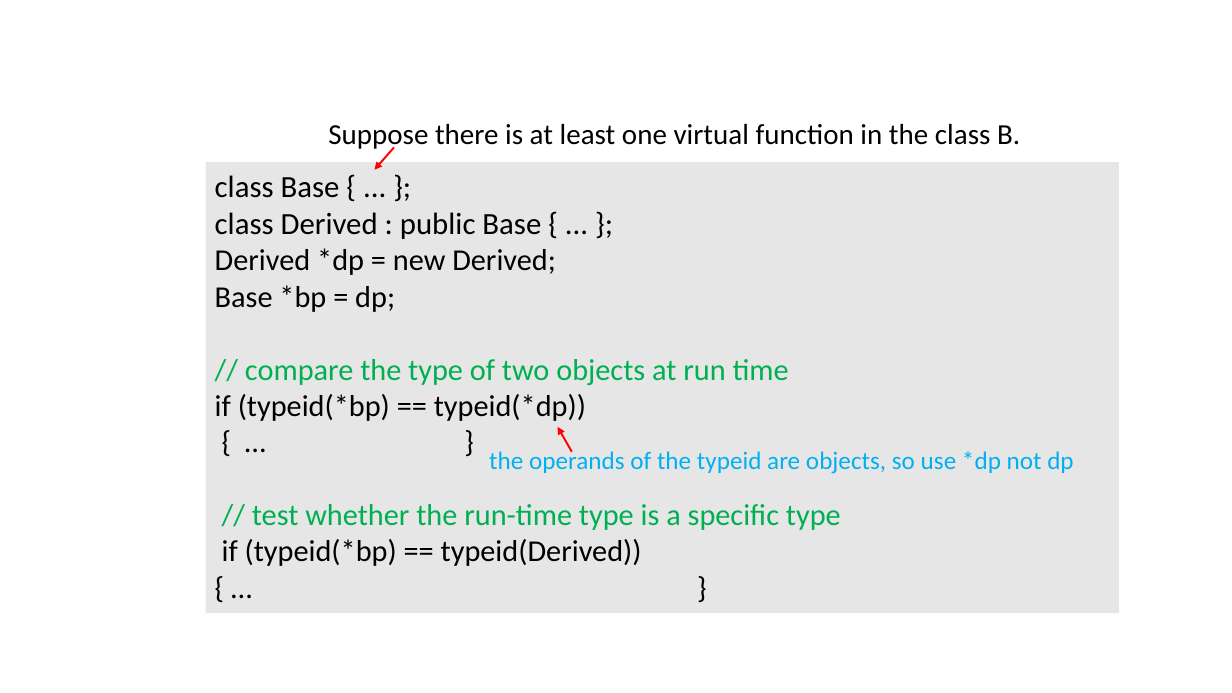
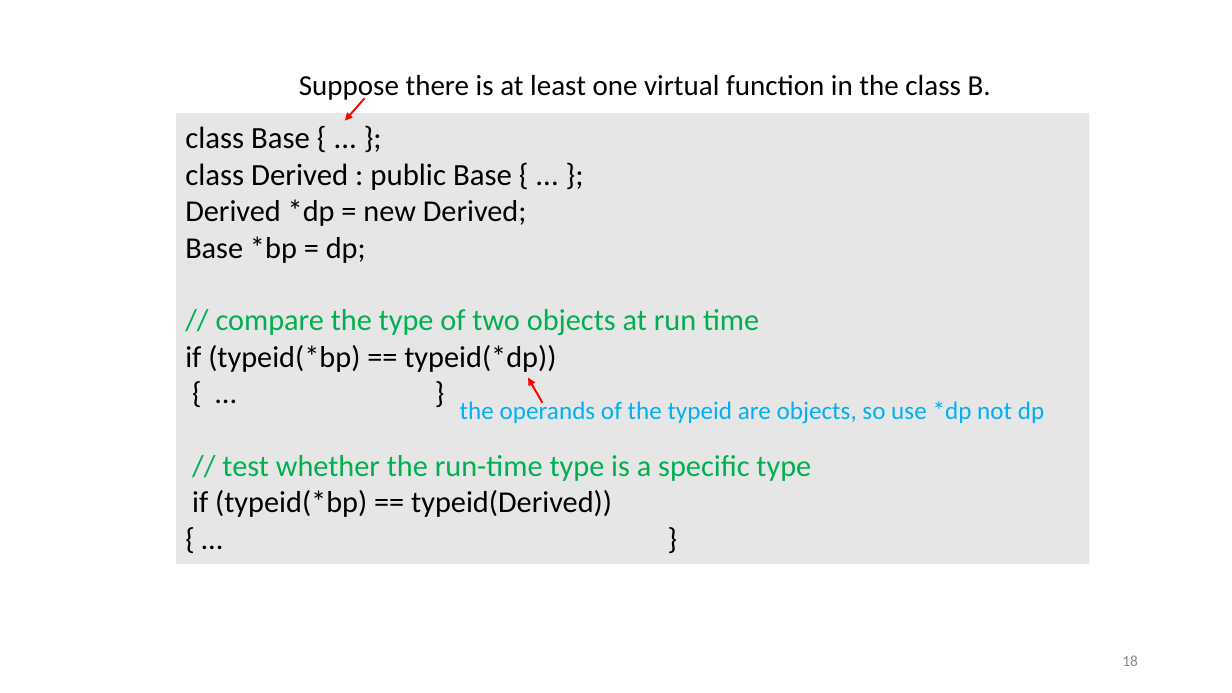
Before and after one commit to ShiqiYu/CPP, a slide deck: slide 18 of week15/Lab15.pptx (slide 17 before the commit). Drawn at 1232x693 pixels with LibreOffice and Linux fonts; fonts in the diff are those of the drawing; background and template pictures are left out. Boxes give left, top, right and bottom in pixels: in the first picture for what was removed or moved away, otherwise in the second. Text is boxed around its words. In the diff, an @@ line names an element or a change of style, - is before the commit and + after.

```diff
--- a/week15/Lab15.pptx
+++ b/week15/Lab15.pptx
@@ 2 texts, 2 arrows, 1 rectangle: place and size @@
-2 texts, 2 arrows, 1 rectangle at (206,124,1119,614)
+2 texts, 2 arrows, 1 rectangle at (177,75,1090,564)
@@ text "the operands of the typeid ..." at (460,399,1044,424): size 19.7 to 19.6 pt @@
@@ page number added at (1122,655,1138,666), 12 pt, text #8C8C8C @@
+18
```
Also in this commit, not shown: 18 other slides changed, 2 slides added, 3 slides removed, 3 other files.
